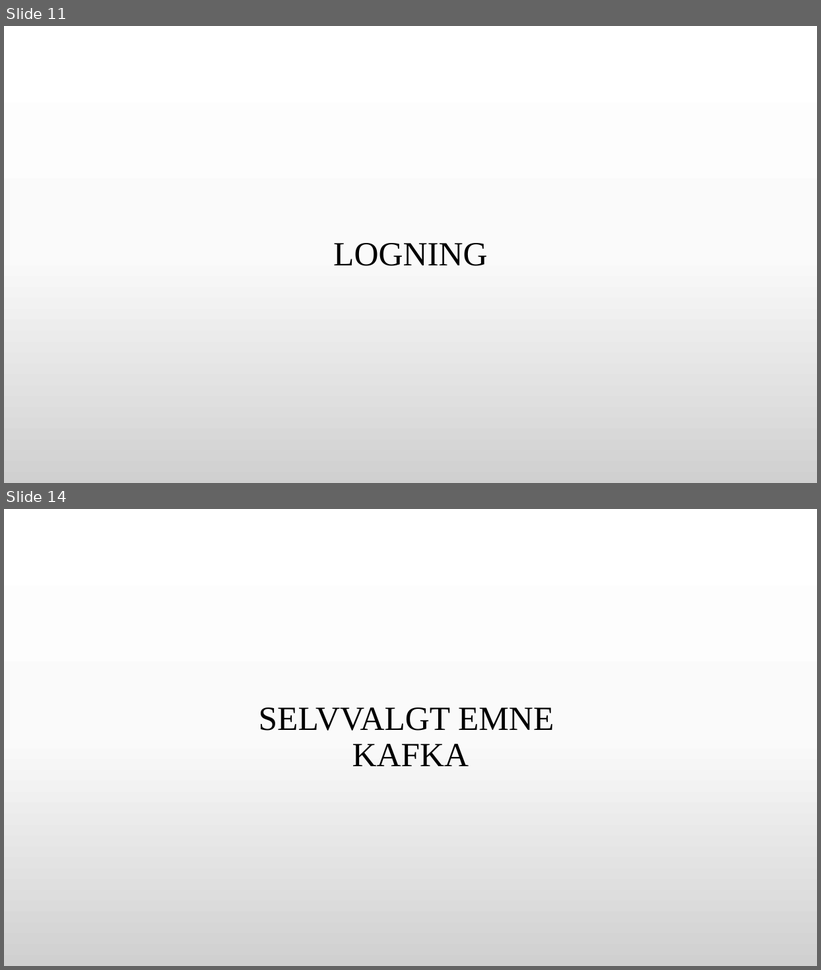
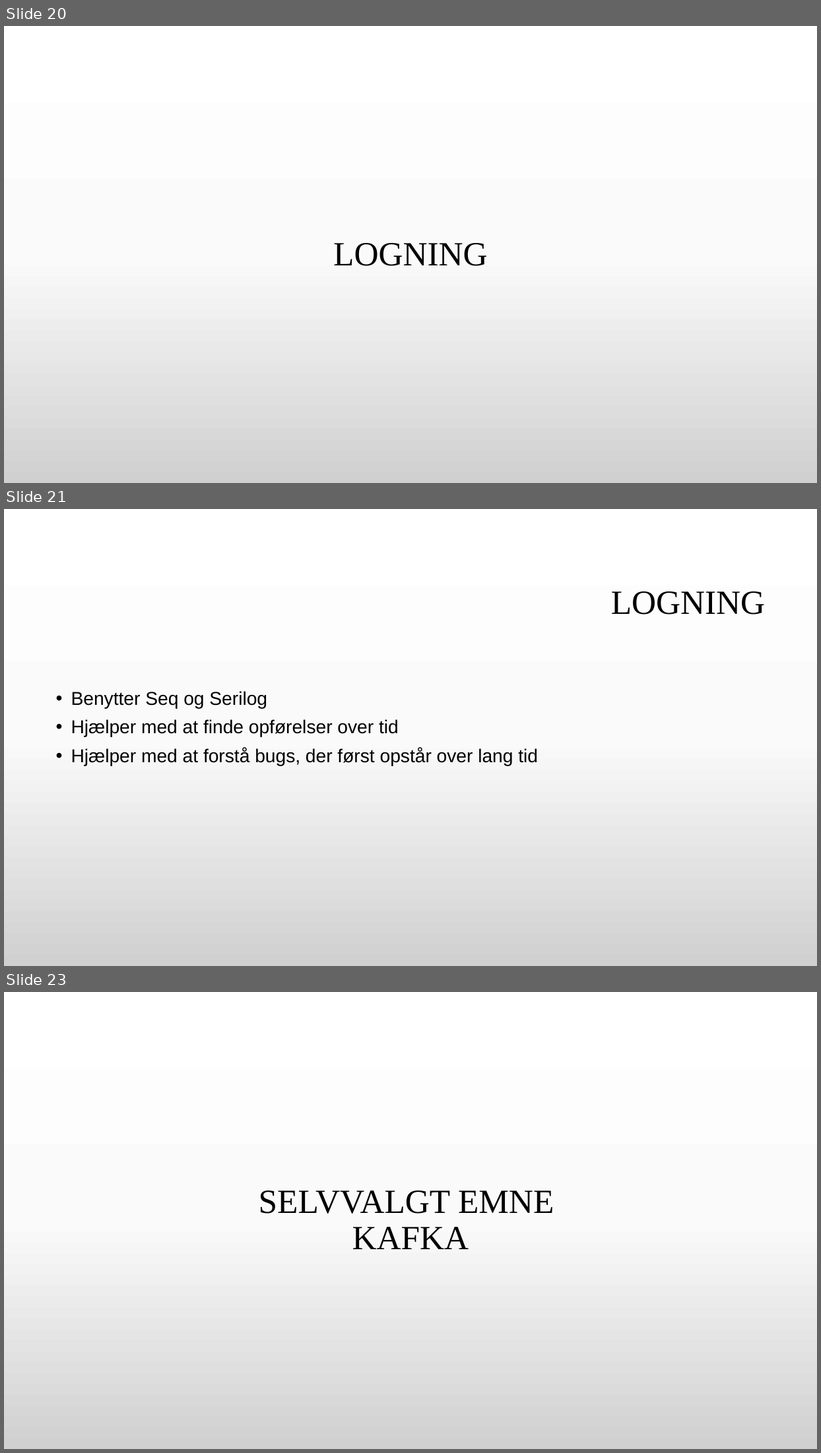
Before and after one commit to GitDeveloperBel/Kafka, a slide deck: presentation.pptx. Shown one above the other, each under a label of ours: slides 11 and 14 before the commit, slides 20, 21 and 23 after it; the slides between them are not shown. The pictures are 821x970 and 821x1453 pixels, drawn with LibreOffice and Linux fonts; fonts in the diff are those of the drawing; background and template pictures are left out. Boxes give left, top, right and bottom in pixels: in the first picture for what was removed or moved away, otherwise in the second. Text is boxed around its words. In the diff, an @@ line names an element or a change of style, - is before the commit and + after.

```diff
--- a/presentation.pptx
+++ b/presentation.pptx
@@ slide 21 added at (4, 509, 817, 966), background gradient #FFFFFF to #FBFBFB to #D1D1D1 @@
@@ title added at (611, 591, 765, 615), 40 pt, text #000000 @@
+LOGNING
@@ text added at (71, 691, 538, 766), 22 pt, text #000000 @@
+• Benytter Seq og Serilog
+• Hjælper med at finde opførelser over tid
+• Hjælper med at forstå bugs, der først opstår over lang tid
@@ what was slide 11 is now slide 20 @@
@@ what was slide 14 is now slide 23 @@
```
Also in this commit, not shown: 7 slides changed, 11 other slides added, 2 slides removed, 9 other files.
